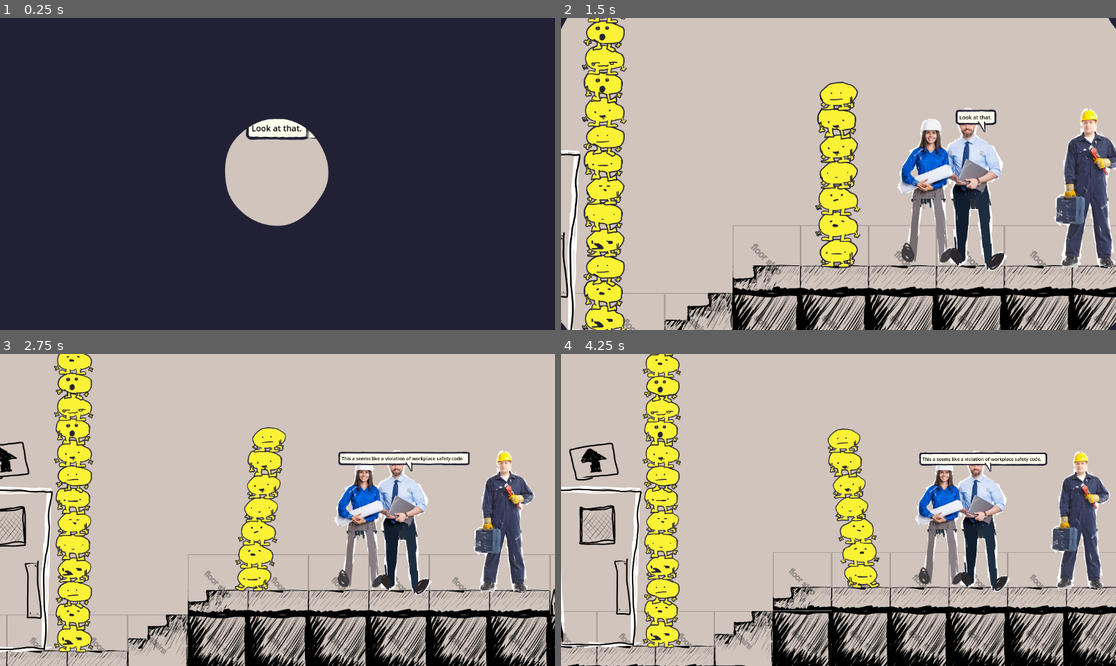
Above: before the commit, frames 1-4 (two rows, left to right).
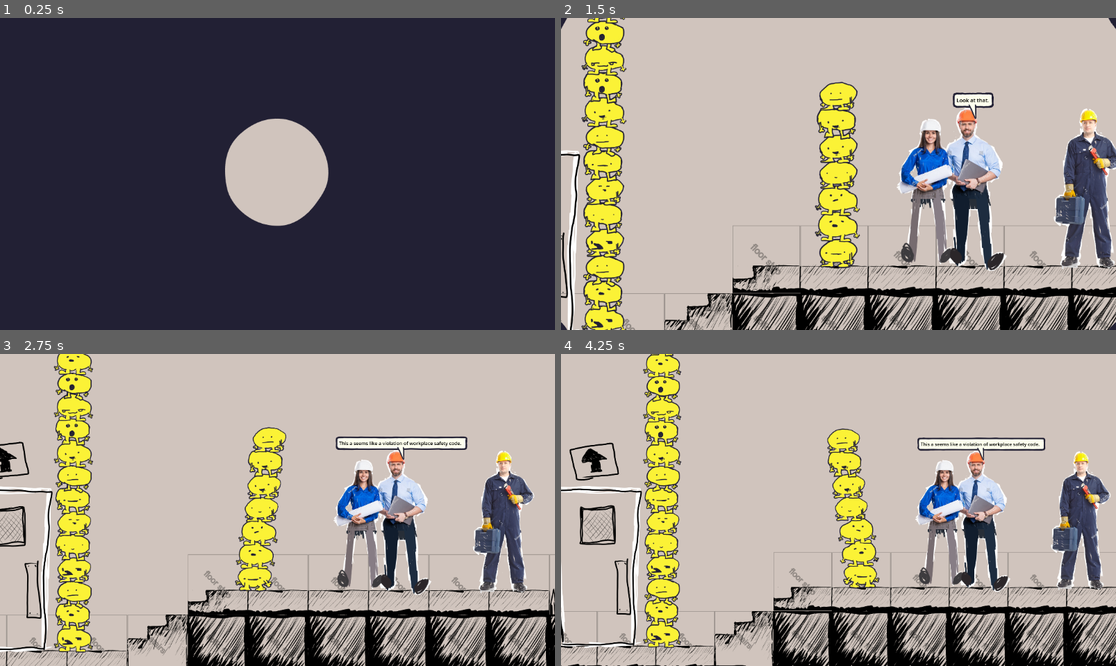
Above: after the commit, the same moments.

Repository: JCoMcL/gourt-game
Game: Godot game, scene res://level/level-container.tscn
Two runs of this game, one before a commit and one after it. Both use one fixed random seed, a clock stepped at 60 frames per second and the inputs below.
Inputs (mouse positions are in pixels of both pictures, inside the frame that each line leads up to):
- Up to frame 1 (0.25 s): no input
- Up to frame 2 (1.5 s): drag from (1016, 214) to (894, 105) at 0.52 s; drag from (1099, 189) to (810, 236) at 1.27 s
- Up to frame 3 (2.75 s): move the mouse to (333, 441) at 2.02 s; press the mouse at (333, 441) at 2.03 s; hold Left (go left) from 2.03 s (still down)
- Up to frame 4 (4.25 s): release Left (go left) at 2.75 s; release the mouse at (894, 441) at 2.75 s; drag from (810, 572) to (993, 506) at 2.77 s; move the mouse to (1005, 556) at 3.52 s; hold Right (go right) from 3.53 s (still down); hold Mouse wheel up (move equipment up) from 3.53 s (still down); click (1005, 556) at 3.8 s

The runs differ from the first frame. In frame 1, 0.6% of the frame differs, in the area x 44-58%, y 32-40%; in frame 2, 9.4%; in frame 3, 11%, in the area x 0-100%, y 0-100%; in frame 4, 10%.

Commit message:
Many bug fixes, especially on code realting to Rect2's (hence the name) - Fix speech bubble spazzing out and improve placement - Enable physics interpolation to fix camera jitter - Make tool scripts calling other code more reliable - Improve setting direction on actors - probably some other stuff too
Squashed commit of the following:

commit d9cb0c91f6355e17577835a93674f4b1ec2eedcc
Author: jcomcl <j@jcom.cl>
Date:   Fri Aug 22 11:39:27 2025 +0100

    fix problem with anneal position and make a few tweaks to improve speech bubble placement

commit 4a8a4a49cd21c584932788e44b34d00d7dbea9d0
Author: jcomcl <j@jcom.cl>
Date:   Thu Aug 21 21:59:52 2025 +0100

    enable physics smoothing to fix the camera jitter, idk why. The are some bugs that arise from this change which can be squashed later

commit 60cbbe5df8be96acf606fa265cd74ae6a14819bc
Author: jcomcl <j@jcom.cl>
Date:   Thu Aug 21 21:27:28 2025 +0100

    little clean up on speech bubble

commit c0028940137dff59f52559e30f428a1587ebd1dd
Author: jcomcl <j@jcom.cl>
Date:   Thu Aug 21 21:22:19 2025 +0100

    fix direction selection and make inspectors face thr right way so they don't awkwarrdly flip around when the start walking

commit bc135d0b640dfe556a2036a495fe0941106c1624
Author: jcomcl <j@jcom.cl>
Date:   Thu Aug 21 20:41:49 2025 +0100

    some stuff i guess

commit e6f06308e6ef5978c90a2076e64c6b429134b239
Author: jcomcl <j@jcom.cl>
Date:   Thu Aug 21 19:48:18 2025 +0100

    speech bubble anneal is no longer neccesary in many cases but also doesn't work anymore. Add a workaround and dial back the usage

commit acde5d5dcc95bc75d9ec92461b4e4a35b53c8a1e
Author: jcomcl <j@jcom.cl>
Date:   Thu Aug 21 19:37:54 2025 +0100

    fix speech bubble by removing the code that was broken

commit 7238cd0adda7e98c08eb9da084cb99e20b73d0e0
Author: jcomcl <j@jcom.cl>
Date:   Thu Aug 21 19:11:48 2025 +0100

    make some changes to speech bubble tscn at the insistance of godot

commit 59d5dad77a69a7dfb8b5bebb47416cdc6b02ba27
Author: jcomcl <j@jcom.cl>
Date:   Thu Aug 21 18:41:18 2025 +0100

    move some of the methods that speech bubbles depend on into Yute to make it work better in tool mode

commit 0c3f9b6f36ebc76875824425b2632ed2cefa5eb8
Author: jcomcl <j@jcom.cl>
Date:   Thu Aug 21 17:23:58 2025 +0100

    reorganise speech bubble position goals to be a little more parseable. Add ideal_tail_length goal which is like near_speaker but doesn't reimplement the work that the tail is already doing. Make speech bubbles not auto expire by default because that's kind of dumb tbh

commit 5e52c43a7fb4b491180fb95889226b43d0a1b6a1
Author: jcomcl <j@jcom.cl>
Date:   Thu Aug 21 16:13:58 2025 +0100

    add tool annotation to tools

commit 0efb7d2a085f81a94909966b3868787bdc65a0d7
Author: jcomcl <j@jcom.cl>
Date:   Thu Aug 21 15:27:56 2025 +0100

    fix the assertion error caused by not accounting for the inner rect being larger than the outer rect. That case is now handled correctly.

Diff:
--- a/actor.gd
+++ b/actor.gd
@@ -1,7 +1,8 @@
 class_name Actor
 extends CharacterBody2D #TODO: I HATE OOP I HATE OOP (inheritence need to be reworked if we want more than just CharacterBody2D to be controllable)
 
-@export var facing = Direction.LEFT
+enum left_or_right {Left=Direction.LEFT, Right=Direction.RIGHT}
+@export var facing: left_or_right = left_or_right.Left
 @export var reach = 180
 
 @export_category("physics")
@@ -33,9 +34,6 @@
 		global_position - Vector2.ONE * bounds_size,
 		Vector2.ONE * bounds_size * 2
 	)
-
-func get_mouth():
-	return get_node_or_null("Sprite2D/Handle/Speak Hole")
 
 # --- Direction ---
 
--- a/actors/conversation.gd
+++ b/actors/conversation.gd
@@ -42,11 +42,11 @@
 		else:
 			speech_bubble.reset_text(line.text)
 			speech_bubble.speaker = line.speaker
-		speech_bubble.anneal_position(10)
+		speech_bubble.anneal_position()
 	elif line is Callable:
 		await line.call()
 		display_line()
 
 
 func _ready():
-	display_line()
+	display_line.call_deferred()
--- a/gourts/gourt.gd
+++ b/gourts/gourt.gd
@@ -220,7 +220,7 @@
 func _physics_process(delta: float) -> void:
 	if foot_friend:
 		var target_offset = Gourtilities.global_perch_position(foot_friend) - global_position
-		var f = Yute.snap_force(velocity, target_offset, delta) * mass;
+		var f = Yute.snap_force(velocity, target_offset, delta / Engine.time_scale) * mass # TODO Why do we need to divide by timescale here but nat anywhere else?
 		if target_offset.length() > snap_distance:
 			foot_friend.apply_force(f, "snapback")
 			break_stack()
--- a/level/office-level.tscn
+++ b/level/office-level.tscn
@@ -269,6 +269,7 @@
 position = Vector2(1691, 36)
 collision_layer = 2
 collision_mask = 5
+facing = 3
 
 [node name="Conversation" parent="." node_paths=PackedStringArray("actors") instance=ExtResource("15_1axx8")]
 position = Vector2(1913, -29)
--- a/player.gd
+++ b/player.gd
@@ -35,6 +35,7 @@
 func _process(delta):
 	Engine.time_scale = 0.1 if Input.is_action_pressed("slomo") else 1.0
 
+func _physics_process(delta: float) -> void:
 	if player_character:
 		player_character.command(get_commands())
 		var track_bounds = player_character.get_global_rect()
@@ -49,6 +50,8 @@
 			(error_vectors[0].y - error_vectors[1].y) / view_bounds.size.y
 		) #TODO: this is not 100% correct, you can still see substantuially more with a bigger screen
 		# the goal is to completely abstract out screen size so we never have to worry about it again
+
+		# FIXME smoothing factors don't use delta so smoothing is tick/frame rate dependant
 		global_position += position_error.move_toward(Vector2.ZERO, position_threshold) / position_smoothing
 		zoom = lerp(zoom, Vector2.ONE * zoom_error, 1/zoom_smoothing)
 
--- a/project.godot
+++ b/project.godot
@@ -91,6 +91,10 @@
 2d_physics/layer_5="door"
 2d_physics/layer_6="interactive"
 
+[physics]
+
+common/physics_interpolation=true
+
 [rendering]
 
 renderer/rendering_method="gl_compatibility"
--- a/settings.gd
+++ b/settings.gd
@@ -1,3 +1,4 @@
+@tool
 extends Node
 
 var text_speed = 20.0
--- a/tools/direction.gd
+++ b/tools/direction.gd
@@ -1,3 +1,4 @@
+@tool
 extends Node
 
 enum {UP, DOWN, LEFT, RIGHT, NONE}
--- a/tools/yute.gd
+++ b/tools/yute.gd
@@ -2,7 +2,7 @@
 extends Node
 
 func snap_force(initial:Vector2, direction:Vector2, delta:float, snappiness:float = 300, sharpness:float = 0.3) -> Vector2:
-	return initial.move_toward(direction * sharpness / (delta / Engine.time_scale), snappiness) - initial #TODO refactor
+	return initial.move_toward(direction * sharpness / delta, snappiness) - initial #TODO refactor
 
 # --- space, shape, and coordinates ---
 
@@ -42,7 +42,7 @@
 		return inner.position
 
 	# return inner's position plus the offset of the furthest vertex from outer
-	var out = four_corners(inner).filter(func(p):
+	var new_pos = four_corners(inner).filter(func(p):
 		return not outer.has_point(p) #only outside points
 	).map(func(v):
 		return get_nearest_point_on_perimeter(outer, v) - v
@@ -50,10 +50,29 @@
 		return v if v.length_squared() > longest.length_squared() else longest
 	) * 1.01 + inner.position
 
+	if inner.size.x >= outer.size.x:
+		new_pos.x = outer.position.x - (inner.size.x - outer.size.x) / 2
+	if inner.size.y >= outer.size.y:
+		new_pos.y = outer.position.y - (inner.size.y - outer.size.y) / 2
+
 	#test that it works
-	var new_inner = Rect2(out, inner.size)
-	assert(outer.encloses(new_inner))
-	return out
+	var new_inner = Rect2(new_pos, inner.size)
+	assert(outer.encloses(new_inner) or inner.size.x >= outer.size.x or inner.size.y >= outer.size.y)
+
+	return new_pos
+
+func get_global_rect(o: Node) -> Rect2:
+	if not o:
+		return Rect2(Vector2.ZERO, Vector2.ZERO)
+	if o is not Actor or not Engine.is_editor_hint():
+		if o.has_method("get_global_rect") and o is not InstancePlaceholder:
+			return o.get_global_rect()
+		if o.has_method("get_rect"):
+			var r = o.get_rect()
+			r.position += o.global_position
+			return r
+
+	return Rect2(o.global_position, Vector2.ZERO)
 
 # --- nodes ---
 
--- a/ui/speech_bubble/SpeechTherapist.gd
+++ b/ui/speech_bubble/SpeechTherapist.gd
@@ -12,9 +12,10 @@
 		sb.add_text(words)
 	else:
 		sb = speech_bubble.instantiate()
+		sb.auto_expire = true
 		speaker.add_child(sb)
 		sb.speaker = speaker
 		bubbles[speaker] = sb
-		sb.anneal_position(50)
+		sb.anneal_position(10)
 		sb.text = words
 	return sb
--- a/ui/speech_bubble/speech_bubble.gd
+++ b/ui/speech_bubble/speech_bubble.gd
@@ -10,15 +10,19 @@
 			update_size()
 
 @export var speaker: Node2D
-@export_tool_button("Step", "Play") var f = anneal_position
+@export_range(0.0, 1.0) var position_goal_strength = 0.7
+@export var ideal_tail_length = 70
+@export_tool_button("Step", "Play") var f = update_position
 @export var debug_overlays = false
-@export var auto_expire = true:
+@export var auto_expire = false:
 	set(value):
 		auto_expire = value
 		if auto_expire:
-			on_done_showing.connect(queue_free)
-		else:
+			if not on_done_showing.is_connected(queue_free):
+				on_done_showing.connect(queue_free)
+		elif on_done_showing.is_connected(queue_free):
 			on_done_showing.disconnect(queue_free)
+
 
 @onready var label = $Label
 @onready var timer = $Timer
@@ -77,12 +81,19 @@
 	func calculate():
 		return f.call()
 
-var position_goals = [
-	Position_Goal.new(func antigravity():
+# --- Position Goals ---
+func antigravity():
 	return global_position + Vector2.UP * size.y * 3
-	,1),
 
-	Position_Goal.new(func near_speaker():
+func above():
+	return (
+		Vector2.UP * ideal_tail_length
+		- $Tail.points[0]
+		+ $Tail.points[1]
+		+ global_position
+	)
+
+func near_speaker():
 	if not speaker:
 		return null
 	var spk = speaker
@@ -93,28 +104,47 @@
 
 	var speaker_rect = spk.get_rect()
 	return centred(speaker_rect.position + spk.global_position + Vector2(speaker_rect.size.x/2, 0))
-	,1),
 
-	Position_Goal.new(func on_screen():
+func on_screen():
 	var r = get_rect().grow(32)
 	r.position = global_position #TODO getting our own global rect reliably is more steps than this
 	var screen_rect = Yute.get_viewport_world_rect(self)
 	if screen_rect.encloses(r):
 		return null #goal is satisfied
 	return Yute.nearest_overlapping_position(r, screen_rect)
-	,50)
 
-	# optimal tail length
-	# away from other actors
-	# not overlapping speaker
-	# not overlapping gourts
-]
+func keep_ideal_tail_length():
+	# unit vector that points from the tip of the tail to the base
+	var tail_unit_vector = ($Tail.points[0] - $Tail.points[1]).normalized()
+	return (
+		tail_unit_vector * ideal_tail_length # tail vector of ideal length
+		+ $Tail.points[1] # from the tip of the tail
+		- $Tail.points[0] # relative to base of the tail
+		+ global_position # in global coordinates
+	)
 
-var velocity = Vector2.ZERO
-func update_position(delta):
+func centered_on_tail():
+	return $Tail.points[0] + global_position + Vector2(-size.x/2, size.y)
+
+func get_position_goals():
+	return [
+		Position_Goal.new(above ,3),
+		Position_Goal.new(antigravity, 0),
+		#Position_Goal.new(near_speaker ,1),
+		Position_Goal.new(on_screen ,30),
+		Position_Goal.new(keep_ideal_tail_length ,2),
+		Position_Goal.new(centered_on_tail, 1)
+		# away from other actors
+		# not overlapping speaker
+		# not overlapping gourts
+	]
+
+func update_position(goal_strength = position_goal_strength):
+	var tail = $Tail
+	tail.update_position()
 	var target_offset = Vector2.ZERO
 	var total_weight = 0
-	for g in position_goals:
+	for g in get_position_goals():
 		var tgt = g.calculate()
 		if tgt is Vector2:
 			target_offset += offset_to(tgt) * g.weight
@@ -123,24 +153,20 @@
 	if total_weight != 0:
 		target_offset /= total_weight
 
-	velocity += Yute.snap_force(
-		velocity,
-		target_offset,
-		delta,
-		300,
-		0.2
-	)
-	position += velocity * delta
+	position += target_offset * goal_strength
 
-func anneal_position(iterations: int = 1, delta=0.5):
+func anneal_position(iterations: int = 1):
+	if global_position.distance_squared_to(speaker.global_position) > 2000 ** 2:
+		# saves us from having to anneal with 40+ iteration when the speech bubble spawns really far away
+		global_position = speaker.global_position
 	for i in range(iterations):
-		update_position(delta)
+		update_position()
 
 func _process(delta: float) -> void:
 	if debug_overlays:
 		queue_redraw()
 	if not Engine.is_editor_hint():
-		update_position(delta)
+		update_position()
 
 func screen_to_world(v):
 	return get_viewport().global_canvas_transform.affine_inverse() * v
@@ -149,12 +175,13 @@
 func _draw() -> void:
 	if debug_overlays:
 		draw_polyline(
-			Yute.four_corners(speaker.get_rect()).map(func(p):
-			return p + speaker.global_position - global_position
+			Yute.four_corners(Yute.get_global_rect(speaker)).map(func(p):
+			return p - global_position
 			),
 			Color("red")
 		)
 
+		var position_goals = get_position_goals()
 		for i in range(position_goals.size()):
 			var pg = position_goals[i].calculate()
 			if pg is Vector2:
--- a/ui/speech_bubble/speech_bubble.tscn
+++ b/ui/speech_bubble/speech_bubble.tscn
@@ -7,24 +7,22 @@
 
 [node name="speech bubble" type="Panel"]
 top_level = true
-offset_top = -94.8626
-offset_right = 116.28
-offset_bottom = -63.2426
+offset_right = 126.48
+offset_bottom = 28.56
 theme = ExtResource("1_pkjfo")
 script = ExtResource("1_gm1uq")
-debug_overlays = null
 
 [node name="Label" type="RichTextLabel" parent="."]
 layout_mode = 1
-offset_right = 116.28
-offset_bottom = 31.62
+offset_right = 126.48
+offset_bottom = 28.56
 theme_override_colors/default_color = Color(0, 0, 0, 1)
 text = "Hello, World!"
 scroll_active = false
 
 [node name="Tail" type="Line2D" parent="."]
-points = PackedVector2Array(90, 31.62, 90, 76)
-width = 44.105
+points = PackedVector2Array(90, 28.56, 90, 76)
+width = 45.0
 texture = ExtResource("3_pkjfo")
 texture_mode = 2
 script = ExtResource("4_ofsrv")
--- a/ui/speech_bubble/tail.gd
+++ b/ui/speech_bubble/tail.gd
@@ -6,22 +6,19 @@
 func nearest(f:float, a:float, b:float):
 	return a if abs(f-a) < abs(f-b) else b
 
-func local_rect(o: Node):
-	if o.has_method("get_mouth"):
-		var mouth = o.get_mouth()
-		if mouth:
-			return local_rect(mouth)
-	if o.has_method("get_rect"):
-		var r = o.get_rect()
-		var pos = o.global_position + r.position
-		return Rect2(to_local(pos), r.size)
-	else:
-		print("not implemented :(") #FIXME?
+func speaker_local_rect(o: Node) -> Rect2:
+	var mouth = Yute.find_node_by_name(o, "Speak Hole")
+	var r = Yute.get_global_rect(mouth if mouth else o)
+	r.position -= global_position
+	return r
 
-func _process(delta):
+func update_position():
+	assert(position == Vector2.ZERO)
+	if not bubble:
+		return
 	if bubble.speaker:
 		set_point_position(1, Yute.get_nearest_point_on_perimeter(
-			local_rect(bubble.speaker),
+			speaker_local_rect(bubble.speaker),
 			to_local(bubble.global_position) + Vector2(bubble.size) * 0.8
 		))
 
@@ -29,3 +26,6 @@
 		Rect2(Vector2.ZERO, bubble.get_rect().size),
 		get_point_position(1)
 	))
+
+func _process(delta):
+	update_position()
